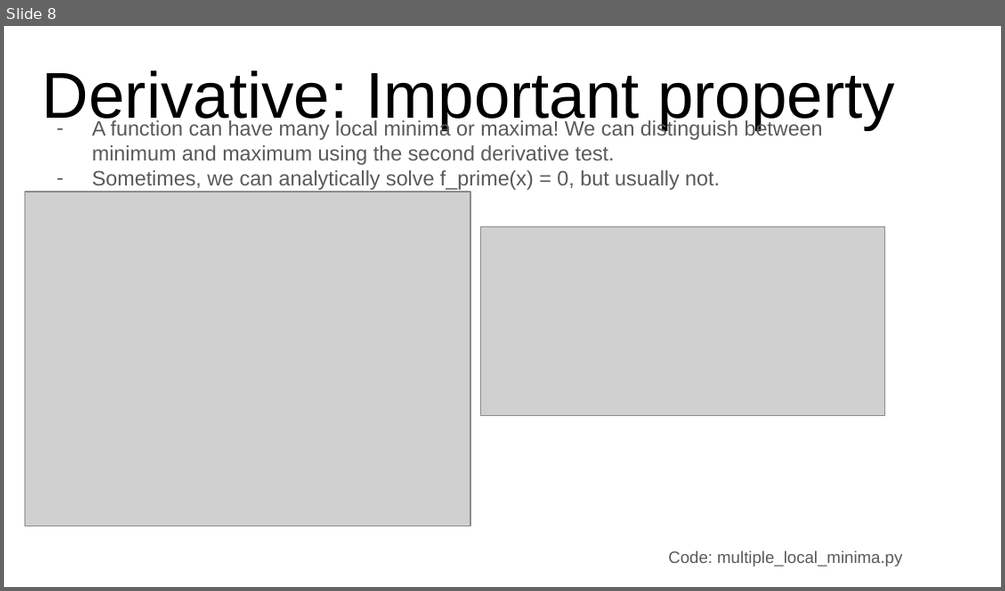
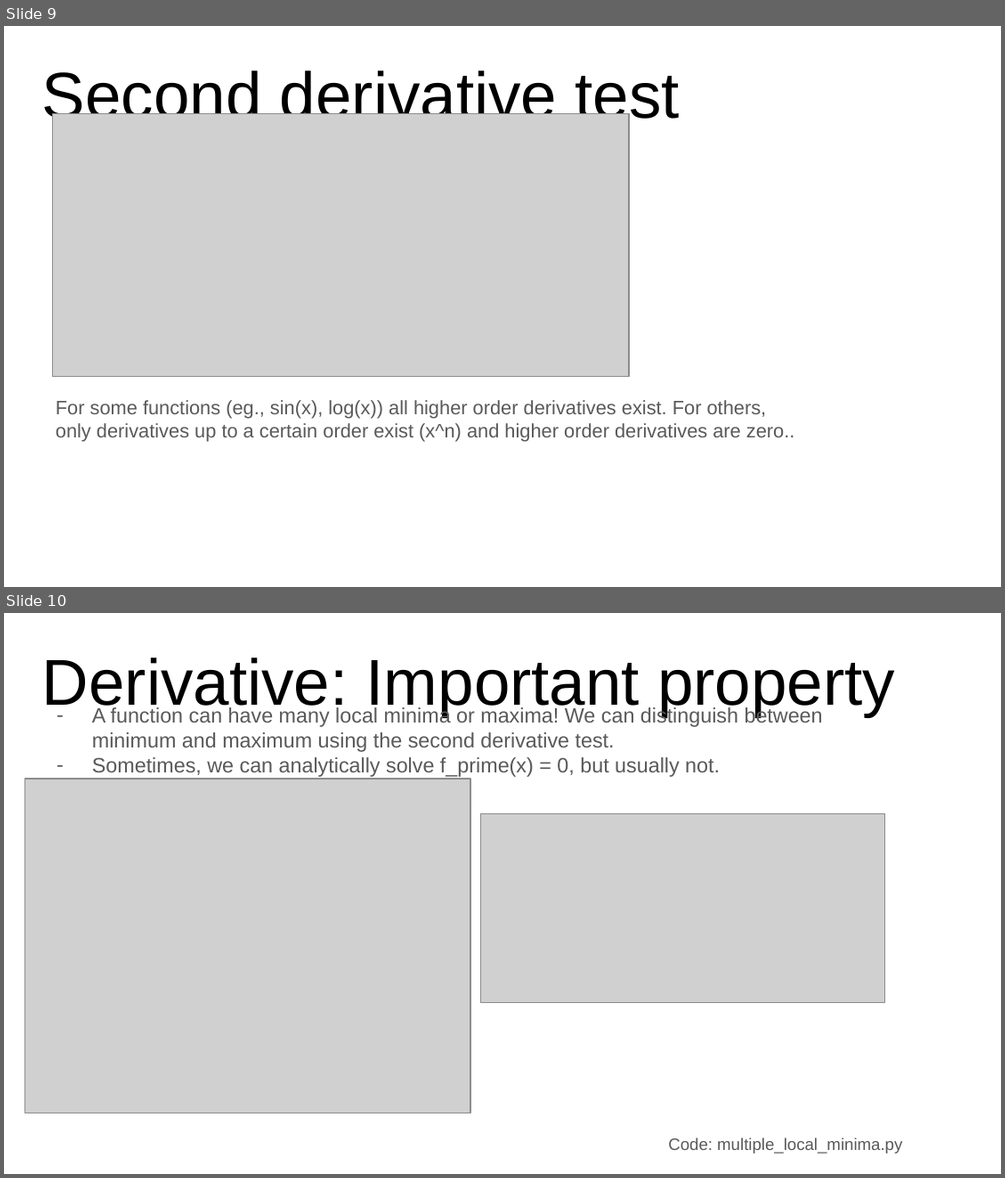
Before and after one commit to ankur6ue/deep-learning-course, a slide deck: Module 1/class_1.2/deep_learning_course_class_1.2.pptx. Shown one above the other, each under a label of ours: slide 8 before the commit, slides 9 and 10 after it. The pictures are 1005x591 and 1005x1178 pixels, drawn with LibreOffice and Linux fonts; fonts in the diff are those of the drawing; grey boxes stand for pictures. Boxes give left, top, right and bottom in pixels: in the first picture for what was removed or moved away, otherwise in the second. Text is boxed around its words. In the diff, an @@ line names an element or a change of style, - is before the commit and + after.

```diff
--- a/Module 1/class_1.2/deep_learning_course_class_1.2.pptx
+++ b/Module 1/class_1.2/deep_learning_course_class_1.2.pptx
@@ slide 9 added at (4, 26, 1001, 587), background #FFFFFF @@
@@ title added at (42, 70, 680, 129), 46.8 pt, text #000000 @@
+Second derivative test
@@ picture added at (53, 114, 629, 376) @@
@@ text added at (56, 400, 794, 442), 14 pt, text #595959 @@
+For some functions (eg., sin(x), log(x)) all higher order derivatives exist. For others, only derivatives up to a certain order exist (x^n) and higher order derivatives are zero..
@@ what was slide 8 is now slide 10 @@
```
Also in this commit, not shown: 2 slides changed, 1 other slide added, 5 other files.
